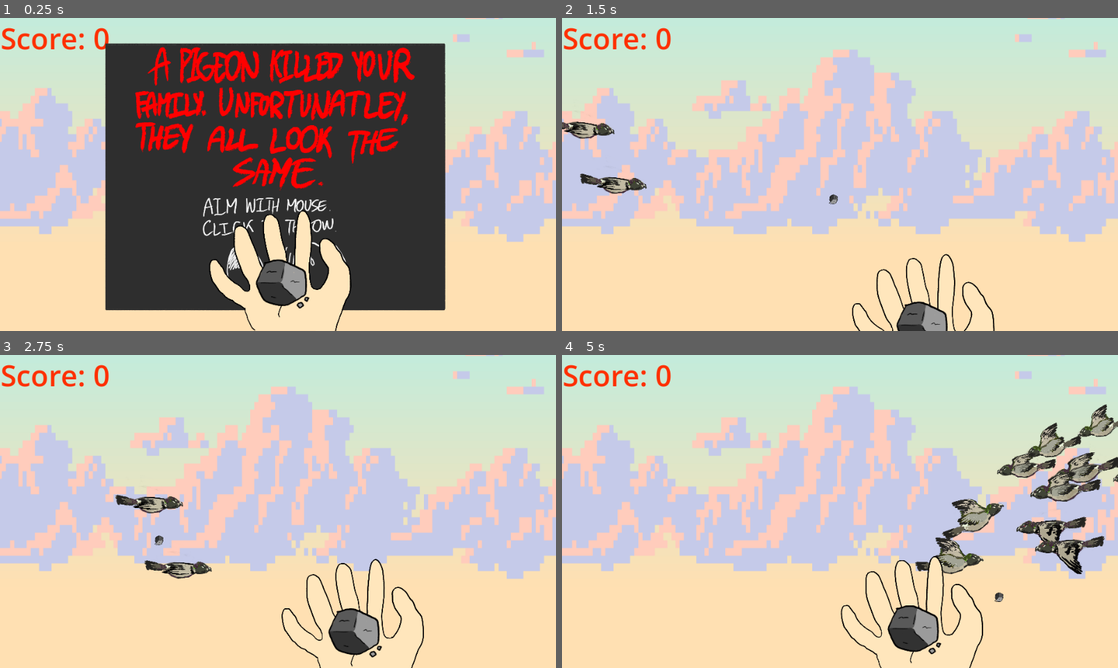
Above: before the commit, frames 1-4 (two rows, left to right).
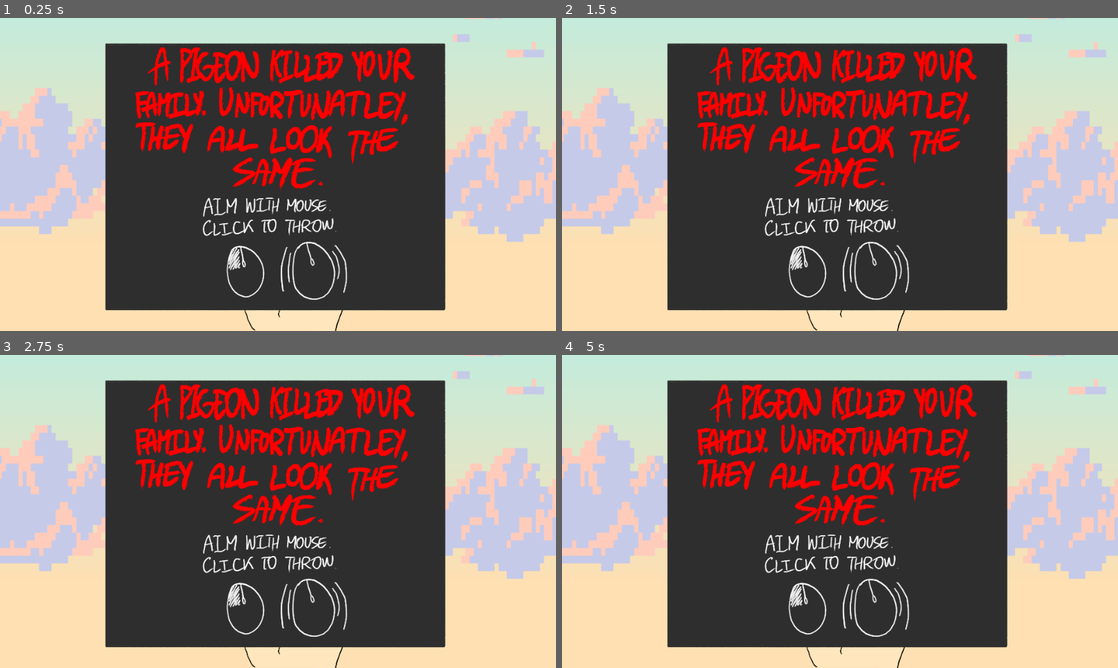
Above: after the commit, the same moments.

Repository: terebigeemu/utsjam
Game: Godot game, scene res://main.tscn
Two runs of this game, one before a commit and one after it. Both use one fixed random seed, a clock stepped at 60 frames per second and the inputs below.
Inputs (mouse positions are in pixels of both pictures, inside the frame that each line leads up to):
- Up to frame 1 (0.25 s): no input
- Up to frame 2 (1.5 s): tap Enter at 0.5 s; move the mouse to (962, 158) at 0.52 s; click (962, 158) at 0.6 s; move the mouse to (728, 190) at 1.27 s; click (728, 190) at 1.35 s
- Up to frame 3 (2.75 s): move the mouse to (333, 442) at 2.02 s; click (333, 442) at 2.1 s
- Up to frame 4 (5 s): move the mouse to (812, 574) at 2.77 s; click (812, 574) at 2.85 s; move the mouse to (1006, 558) at 3.52 s; click (1006, 558) at 3.6 s; move the mouse to (673, 464) at 4.27 s; click (673, 464) at 4.35 s

The runs differ from the first frame. In frame 1, 4.8% of the frame differs, in the area x 0-64%, y 3-94%; in frame 2, 54%; in frame 3, 52%; in frame 4, 56%, in the area x 0-100%, y 3-100%.

Commit message:
pause menu works

Diff:
--- a/main.gd
+++ b/main.gd
@@ -7,6 +7,7 @@
 func _ready() -> void:
 	var instance = tutorial_scene.instantiate()
 	add_child(instance)
+	get_tree().paused = true
 
 # Called every frame. 'delta' is the elapsed time since the previous frame.
 func _process(delta: float) -> void:
--- a/main.tscn
+++ b/main.tscn
@@ -86,7 +86,7 @@
 "duration": 1.0,
 "texture": ExtResource("15_facbu")
 }],
-"loop": false,
+"loop": 0,
 "name": &"default",
 "speed": 10.0
 }]
@@ -127,7 +127,7 @@
 "duration": 1.0,
 "texture": ExtResource("26_wnkbs")
 }],
-"loop": false,
+"loop": 0,
 "name": &"default",
 "speed": 10.0
 }]
--- a/tutorial_overlay.gd
+++ b/tutorial_overlay.gd
@@ -4,3 +4,4 @@
 
 func _on_timer_timeout() -> void:
 	position.x = 100000000000
+	get_tree().paused = false
--- a/tutorial_overlay.tscn
+++ b/tutorial_overlay.tscn
@@ -4,6 +4,8 @@
 [ext_resource type="Texture2D" uid="uid://cyhgd1vus8uvo" path="res://tutorialOverlay.png" id="2_v54sr"]
 
 [node name="TutorialOverlay" type="Control" unique_id=1767906767]
+process_mode = 3
+z_index = 10
 layout_mode = 3
 anchors_preset = 15
 anchor_right = 1.0
@@ -18,6 +20,7 @@
 texture = ExtResource("2_v54sr")
 
 [node name="Timer" type="Timer" parent="." unique_id=269691226]
+wait_time = 5.0
 autostart = true
 
 [connection signal="timeout" from="Timer" to="." method="_on_timer_timeout"]
